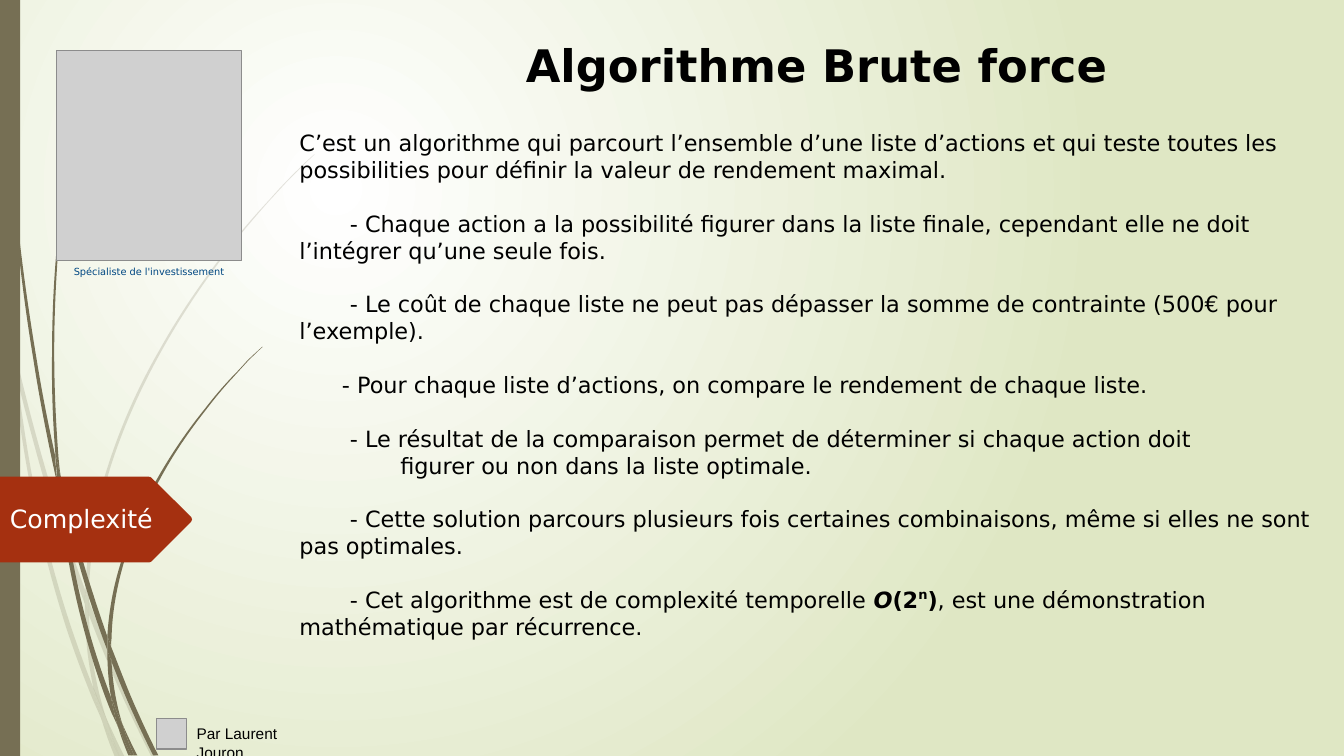
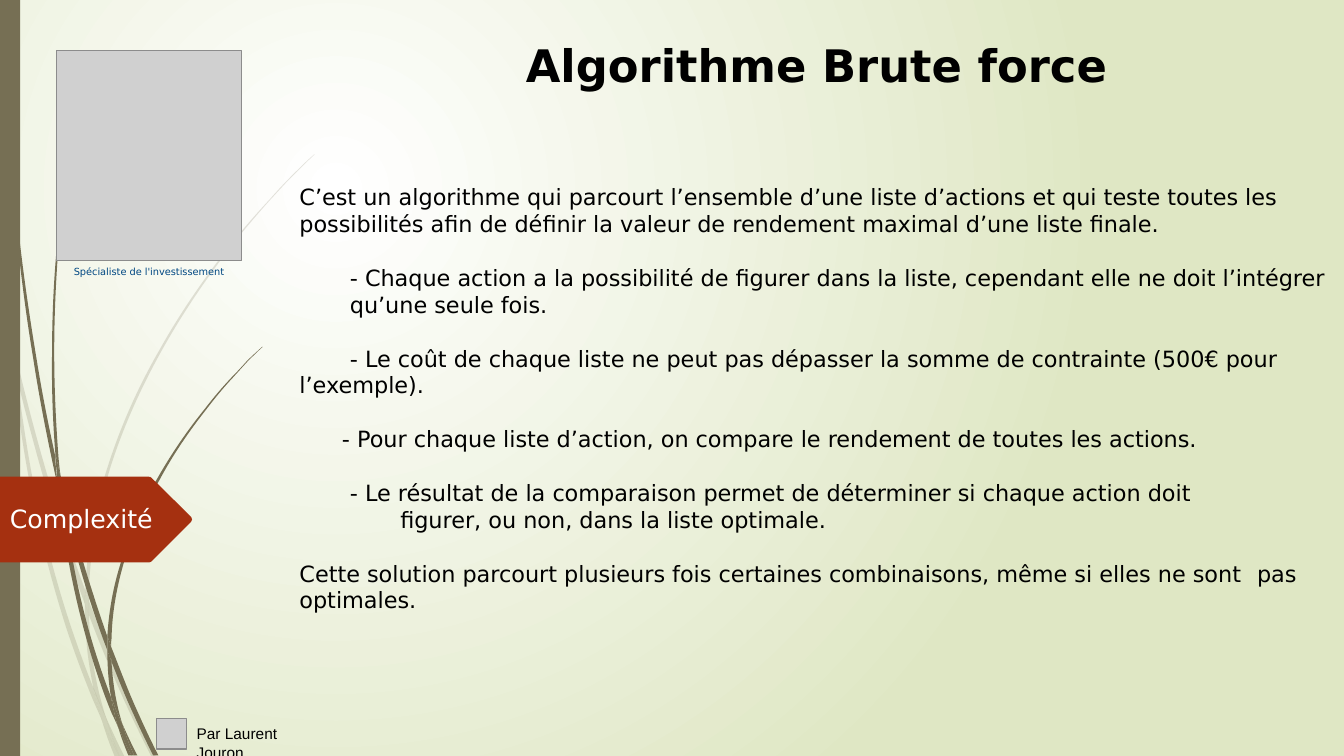
Before and after one commit to LaurentJouron/Python_algo_invest_trade, a slide deck: slide 4 of pptx/algo invest.pptx. Drawn at 1344x756 pixels with LibreOffice and Linux fonts; fonts in the diff are those of the drawing; grey boxes stand for pictures. Boxes give left, top, right and bottom in pixels: in the first picture for what was removed or moved away, otherwise in the second. Text is boxed around its words. In the diff, an @@ line names an element or a change of style, - is before the commit and + after.

```diff
--- a/pptx/algo invest.pptx
+++ b/pptx/algo invest.pptx
@@ text "C’est un algorithme qui parcourt ...": place and size @@
-text "C’est un algorithme qui parcourt ..." at box(299, 134, 1309, 640)
+text "C’est un algorithme qui parcourt ..." at box(299, 188, 1325, 613)
@@ text at box(299, 188, 1325, 318): text changed @@
-C’est un algorithme qui parcourt l’ensemble d’une liste d’actions et qui teste toutes les possibilities pour définir la valeur de rendement maximal.
-- Chaque action a la possibilité figurer dans la liste finale, cependant elle ne doit l’intégrer qu’une seule fois.
+C’est un algorithme qui parcourt l’ensemble d’une liste d’actions et qui teste toutes les possibilités afin de définir la valeur de rendement maximal d’une liste finale.
+- Chaque action a la possibilité de figurer dans la liste, cependant elle ne doit l’intégrer qu’une seule fois.
@@ text at box(357, 430, 1196, 452): text changed @@
-- Pour chaque liste d’actions, on compare le rendement de chaque liste.
+- Pour chaque liste d’action, on compare le rendement de toutes les actions.
@@ text at box(299, 511, 1296, 613): text changed @@
-figurer ou non dans la liste optimale.
-- Cette solution parcours plusieurs fois certaines combinaisons, même si elles ne sont pas optimales.
-- Cet algorithme est de complexité temporelle O(2n), est une démonstration mathématique par récurrence.
+figurer, ou non, dans la liste optimale.
+Cette solution parcourt plusieurs fois certaines combinaisons, même si elles ne sont pas optimales.
```
Also in this commit, not shown: 10 other slides changed, 3 slides added, 6 slides removed, 10 other files.
